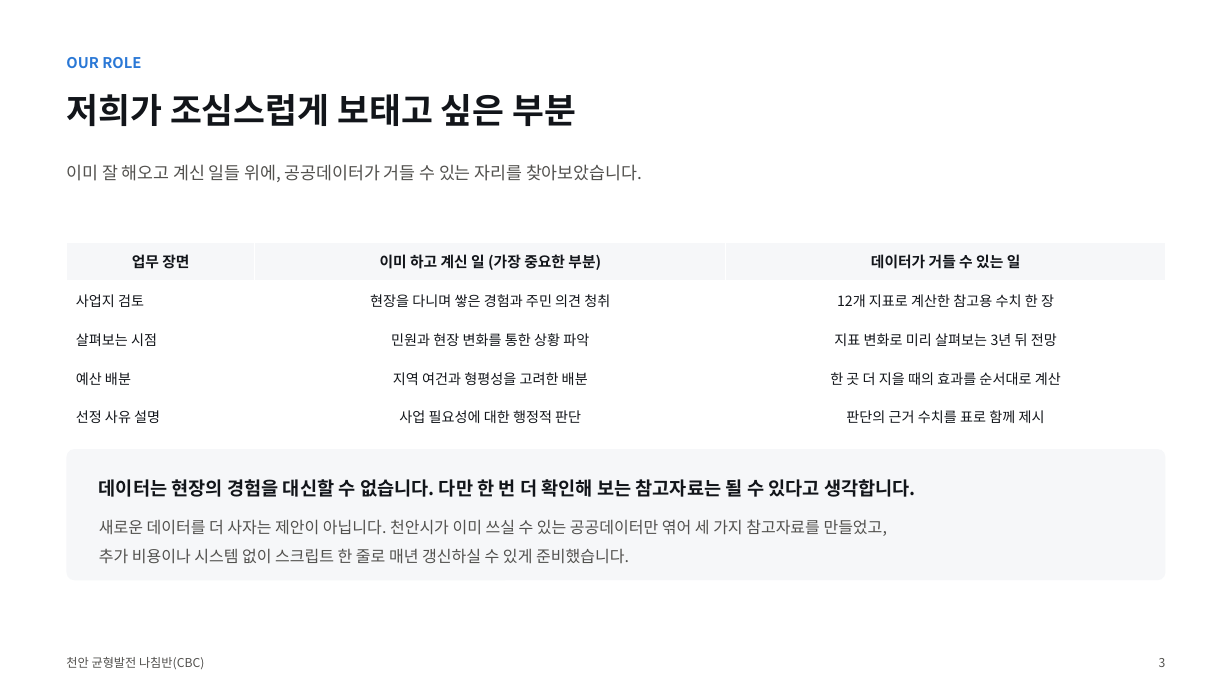
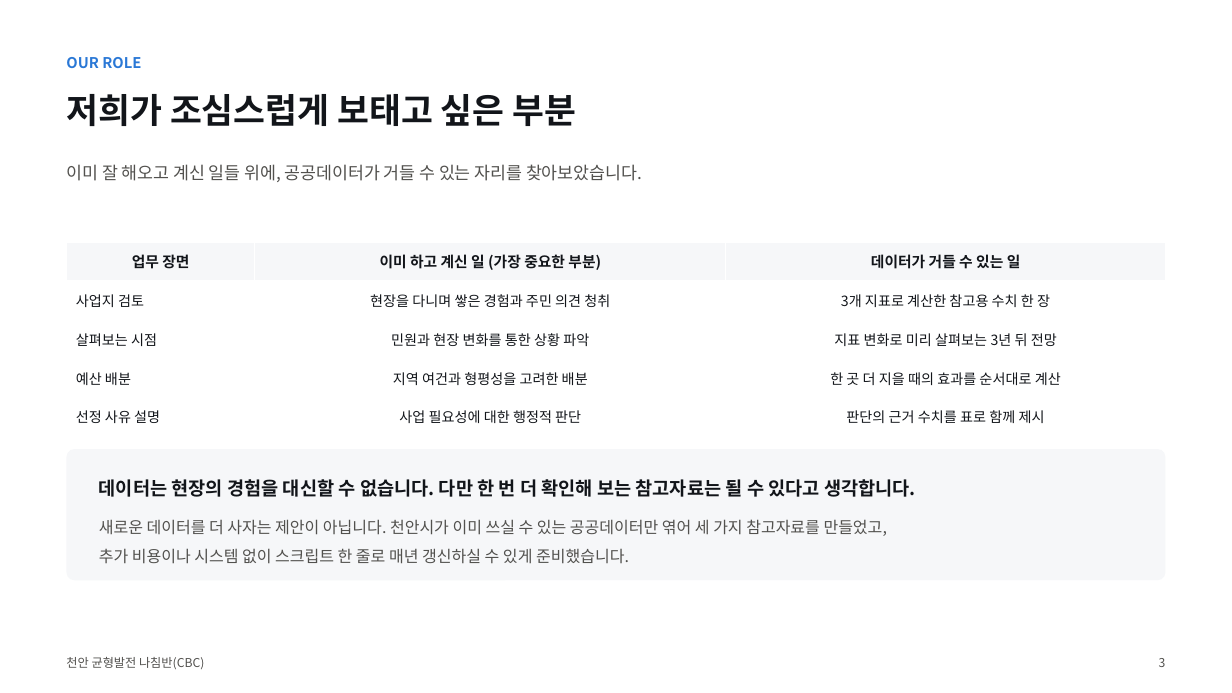
Before and after one commit to BioCode67/2026-AI-, a slide deck: slide 4 of deliverables/기획서_천안균형발전나침반_CBC.pptx. Drawn at 1232x693 pixels with LibreOffice and Linux fonts; fonts in the diff are those of the drawing. Boxes give left, top, right and bottom in pixels: in the first picture for what was removed or moved away, otherwise in the second. Text is boxed around its words. In the diff, an @@ line names an element or a change of style, - is before the commit and + after.

```diff
--- a/deliverables/기획서_천안균형발전나침반_CBC.pptx
+++ b/deliverables/기획서_천안균형발전나침반_CBC.pptx
@@ table at box(67, 242, 1166, 436) @@
-row 2, column 3: 12개 지표로 계산한 참고용 수치 한 장
+row 2, column 3: 3개 지표로 계산한 참고용 수치 한 장
```
Also in this commit, not shown: 15 other slides changed, 1 slide added, 2 slides removed, 24 other files.
